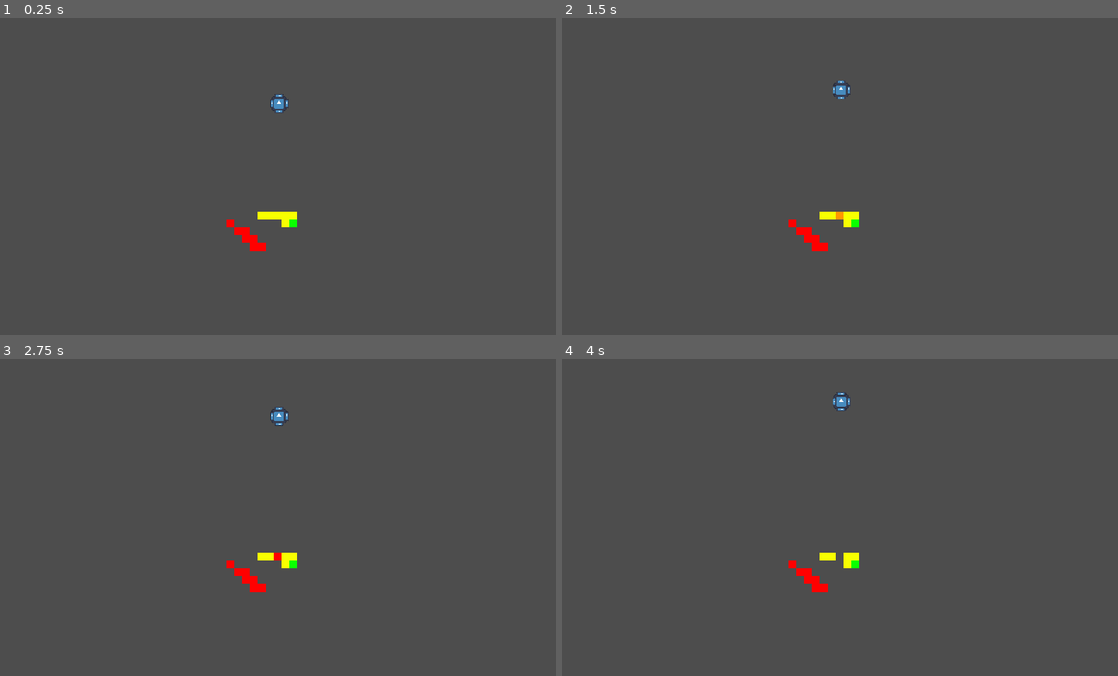
Above: before the commit, frames 1-4 (two rows, left to right).
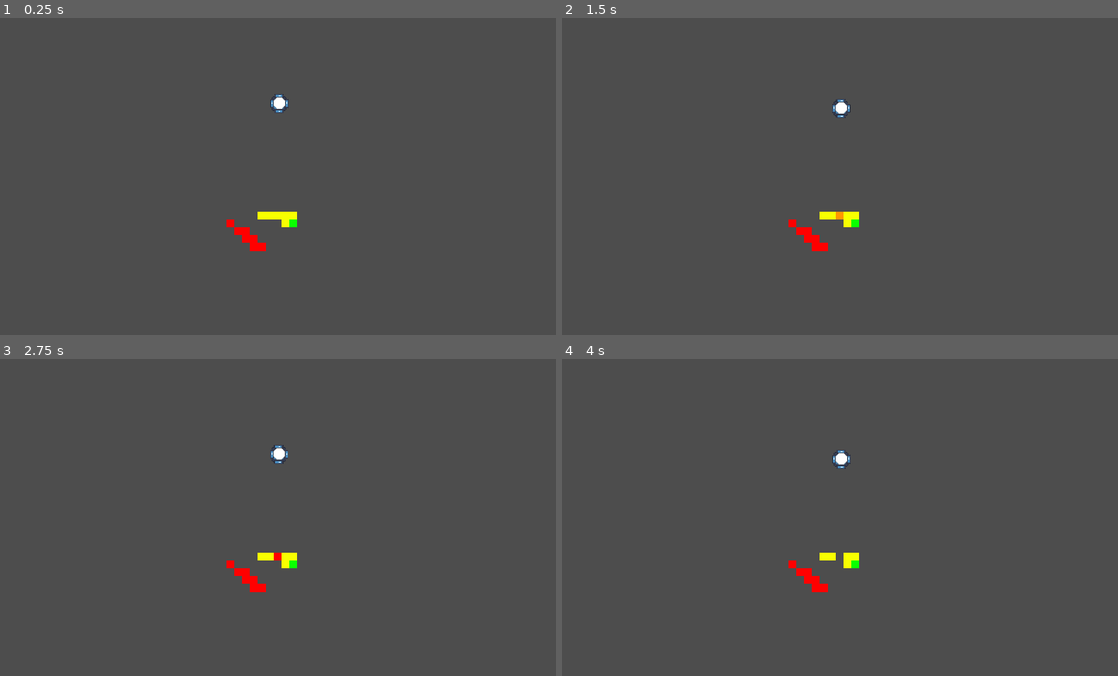
Above: after the commit, the same moments.

Repository: sparkworm/Jameplay2025
Game: Godot game, scene res://scenes/levels/test_level.tscn
Two runs of this game, one before a commit and one after it. Both use one fixed random seed, a clock stepped at 60 frames per second and the inputs below. This scene is started directly instead of the project's main scene. The engine's default icon, where the game draws it, is replaced by a stand-in: a white triangle on a blue panel in a dark square.
Inputs:
- Up to frame 1 (0.25 s): no input
- Up to frame 2 (1.5 s): no input
- Up to frame 3 (2.75 s): no input
- Up to frame 4 (4 s): no input

The runs differ from the first frame. In frame 1, less than 0.1% of the frame differs, in the area x 49-52%, y 24-29%; in frame 2, 0.2%, in the area x 48-52%, y 19-32%; in frame 3, 0.2%; in frame 4, 0.2%.

Commit message:
Made ball visible

Diff:
--- a/scenes/actors/ball.tscn
+++ b/scenes/actors/ball.tscn
@@ -1,11 +1,25 @@
-[gd_scene load_steps=3 format=3 uid="uid://81jofg5uucy4"]
+[gd_scene load_steps=5 format=3 uid="uid://81jofg5uucy4"]
 
 [ext_resource type="Script" path="res://scenes/actors/ball.gd" id="1_m8x88"]
 
 [sub_resource type="CircleShape2D" id="CircleShape2D_brrcd"]
+radius = 6.0
+
+[sub_resource type="Gradient" id="Gradient_hu80t"]
+interpolation_mode = 1
+offsets = PackedFloat32Array(0, 0.142012)
+colors = PackedColorArray(1, 1, 1, 1, 0, 0, 0, 0)
+
+[sub_resource type="GradientTexture2D" id="GradientTexture2D_5rmvg"]
+gradient = SubResource("Gradient_hu80t")
+fill = 1
+fill_from = Vector2(0.5, 0.5)
 
 [node name="Ball" type="CharacterBody2D"]
 script = ExtResource("1_m8x88")
 
 [node name="CollisionShape2D" type="CollisionShape2D" parent="."]
 shape = SubResource("CircleShape2D_brrcd")
+
+[node name="Sprite2D" type="Sprite2D" parent="."]
+texture = SubResource("GradientTexture2D_5rmvg")
